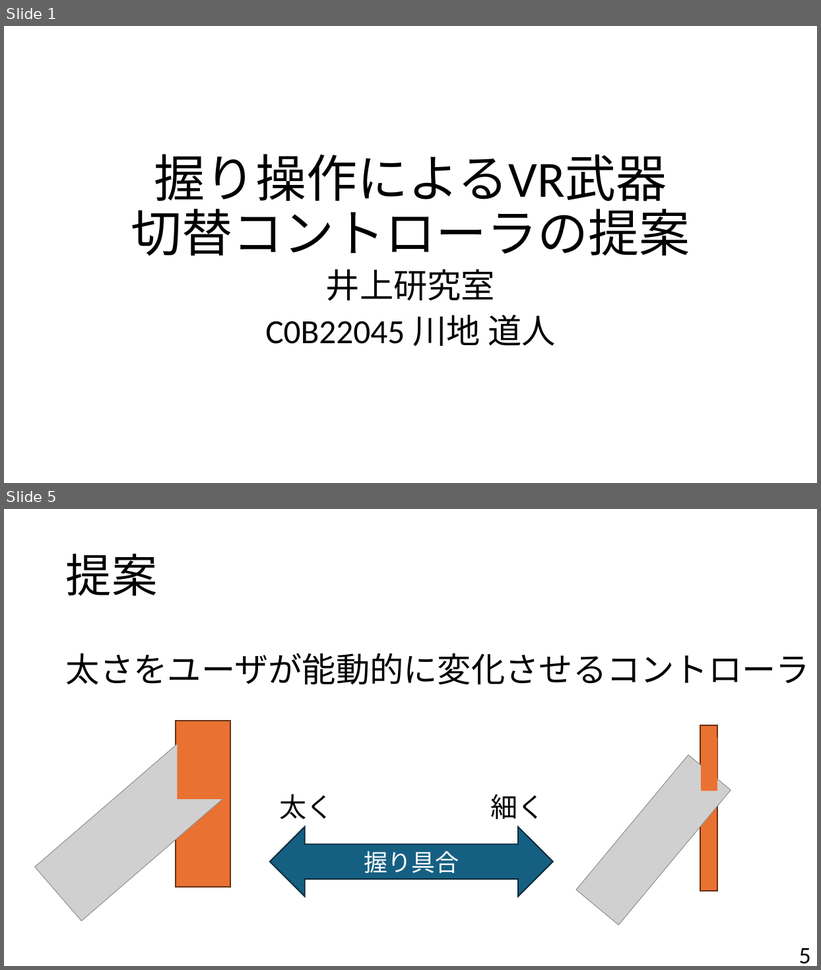
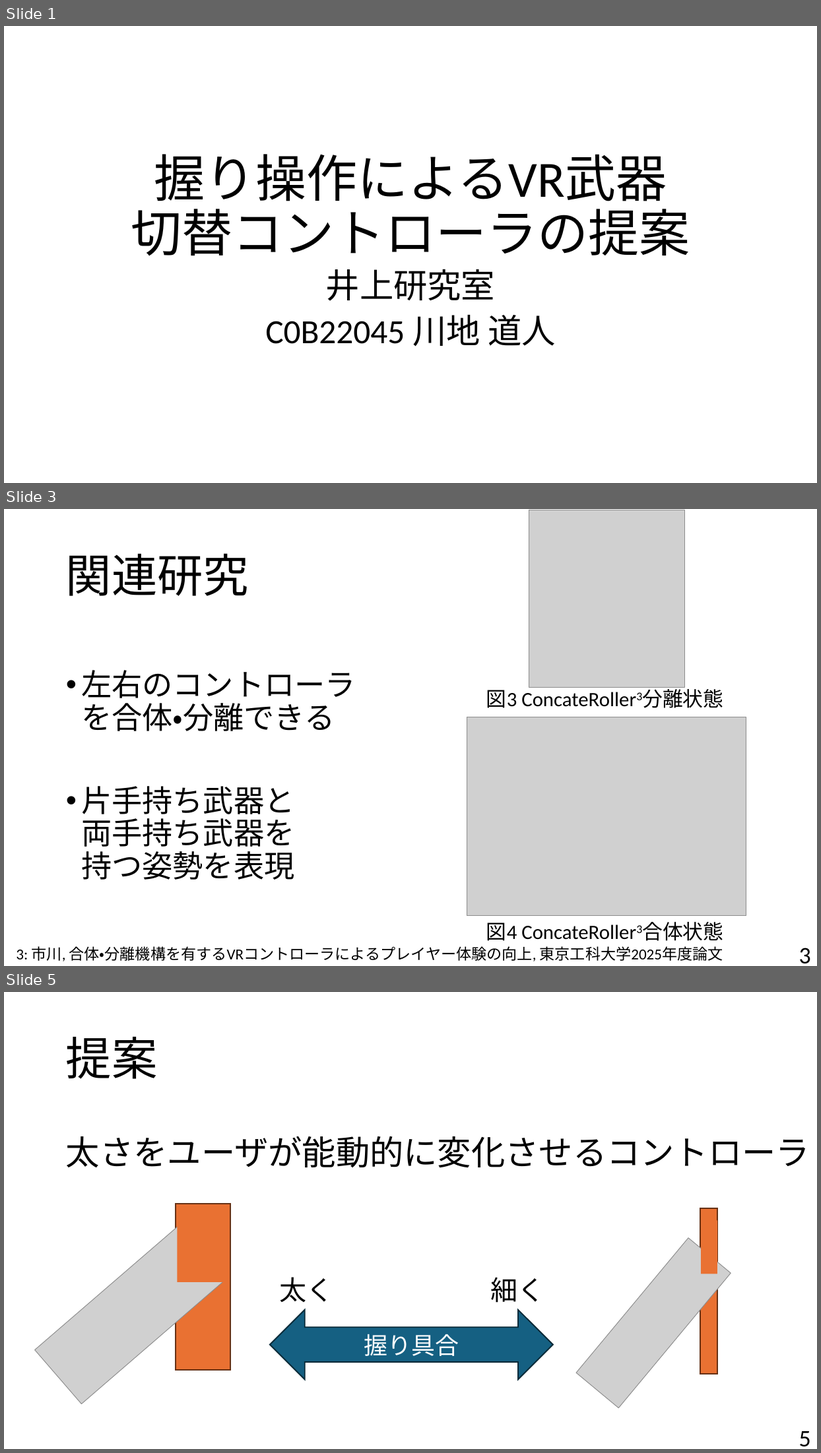
Before and after one commit to hillive/20250807_Chukan_MichitoK, a slide deck: 中間-太さ.pptx. Shown one above the other, each under a label of ours: slides 1 and 5 before the commit, slides 1, 3 and 5 after it; the slides between them are not shown. The pictures are 821x970 and 821x1453 pixels, drawn with LibreOffice and Linux fonts; fonts in the diff are those of the drawing; grey boxes stand for pictures. Boxes give left, top, right and bottom in pixels: in the first picture for what was removed or moved away, otherwise in the second. Text is boxed around its words. In the diff, an @@ line names an element or a change of style, - is before the commit and + after.

```diff
--- a/中間-太さ.pptx
+++ b/中間-太さ.pptx
@@ slide 3 added at bbox=[4, 509, 817, 966], background #FFFFFF @@
@@ picture added at bbox=[529, 510, 684, 687] @@
@@ title added at bbox=[66, 553, 249, 596], 54 pt, text #000000 @@
+関連研究
@@ text added at bbox=[81, 670, 356, 880], 36 pt, text #000000 @@
+• 左右のコントローラを合体・分離できる
+• 片手持ち武器と
+  両手持ち武器を
+  持つ姿勢を表現
@@ text added at bbox=[486, 690, 517, 708], 24 pt, text #000000 @@
+図3 ConcateRoller3分離状態
@@ picture added at bbox=[467, 717, 747, 916] @@
@@ text added at bbox=[486, 923, 517, 941], 24 pt, text #000000 @@
+図4 ConcateRoller3合体状態
@@ text added at bbox=[16, 947, 723, 962], 18 pt, text #000000 @@
+3: 市川, 合体・分離機構を有するVRコントローラによるプレイヤー体験の向上, 東京工科大学2025年度論文
@@ page number added at bbox=[799, 948, 811, 964], 28 pt, text #000000 @@
+3
```
Also in this commit, not shown: 3 slides changed, 5 other slides added, 9 other files.
